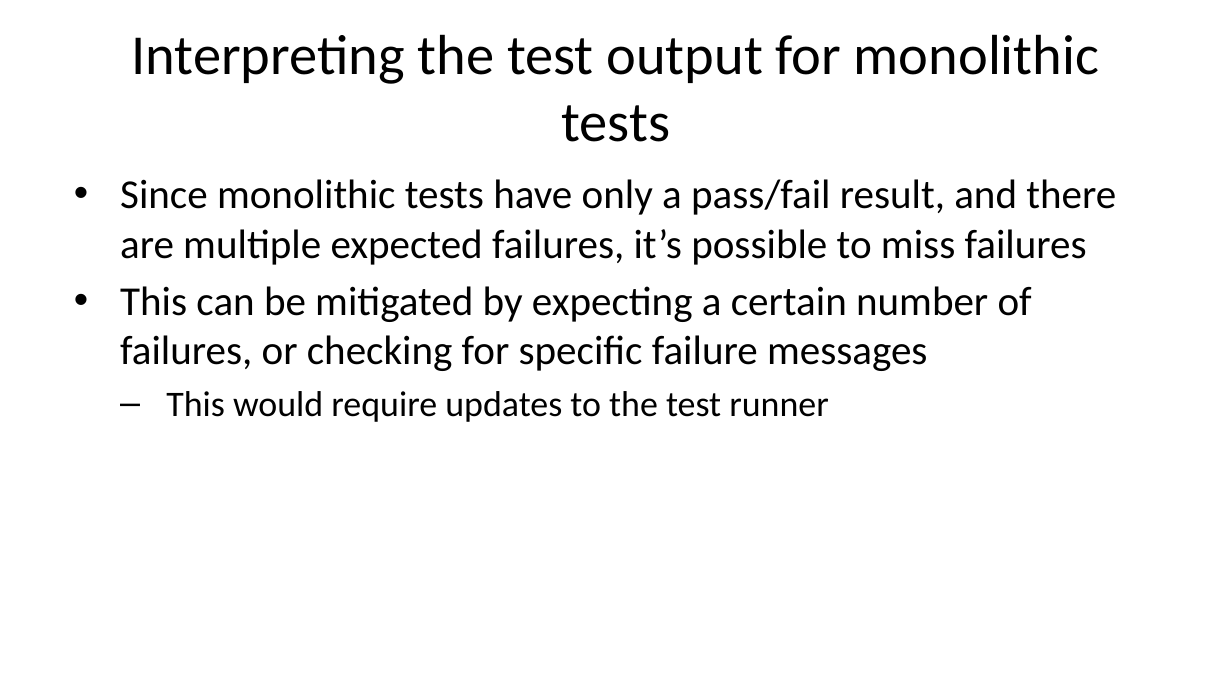
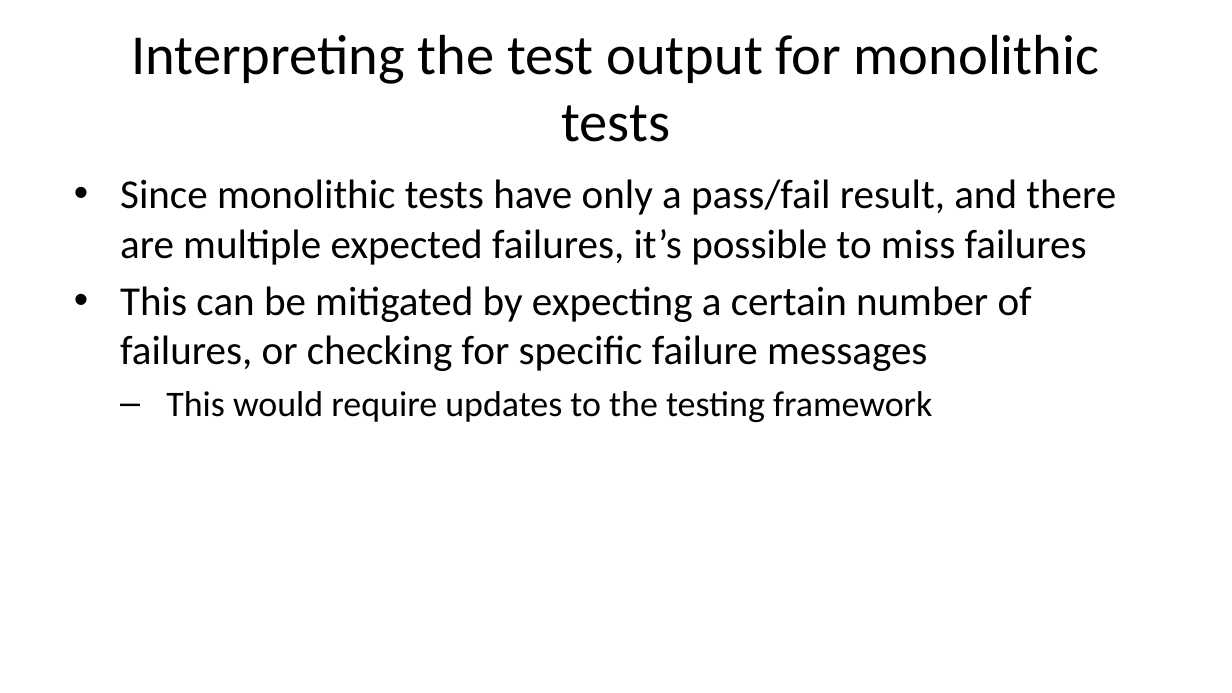
Before and after one commit to sbn-psi/dmsp, a slide deck: slide 12 of LDDTesting/stone-LDDTestingTechniques.pptx. Drawn at 1232x693 pixels with LibreOffice and Linux fonts; fonts in the diff are those of the drawing. Boxes give left, top, right and bottom in pixels: in the first picture for what was removed or moved away, otherwise in the second. Text is boxed around its words. In the diff, an @@ line names an element or a change of style, - is before the commit and + after.

```diff
--- a/LDDTesting/stone-LDDTestingTechniques.pptx
+++ b/LDDTesting/stone-LDDTestingTechniques.pptx
@@ text at (166, 391, 933, 422): text changed @@
-  – This would require updates to the test runner
+  – This would require updates to the testing framework
```
Also in this commit, not shown: 6 other slides changed, 2 other files.
